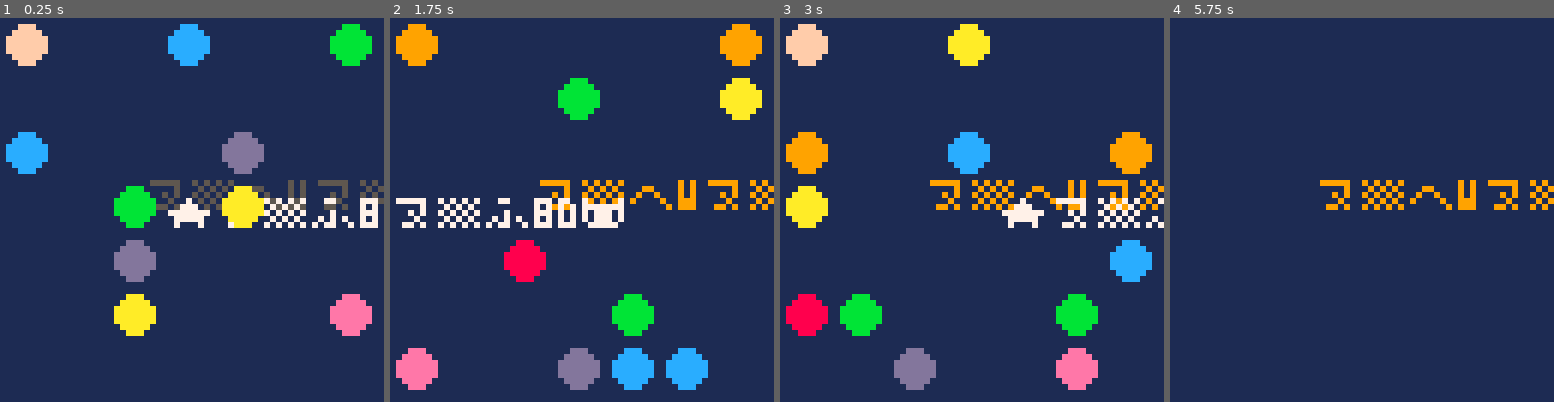
Above: before the commit, frames 1-4 (left to right).
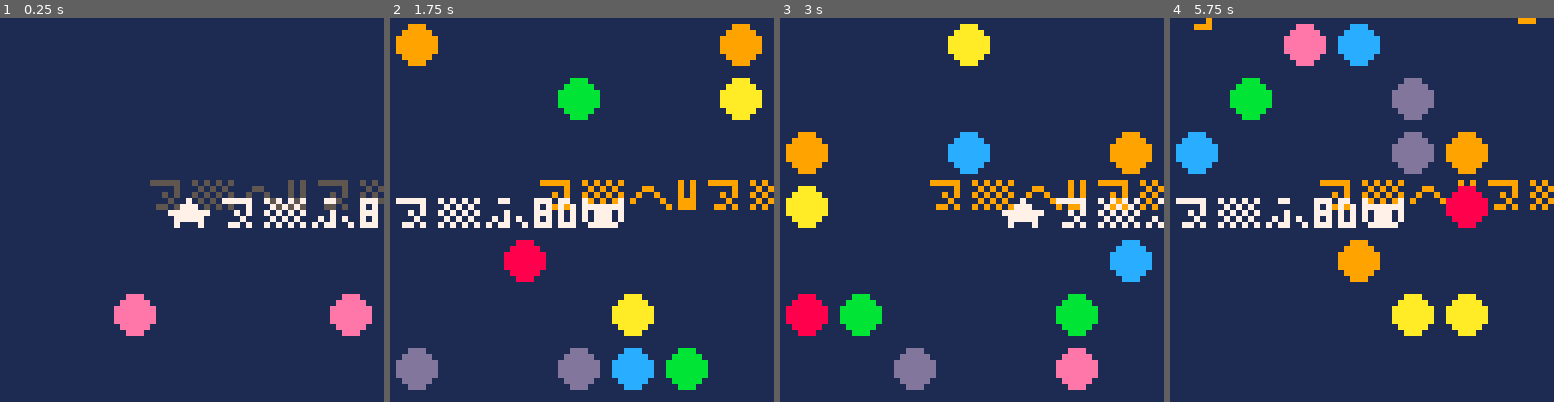
Above: after the commit, the same moments.

Repository: pancelor/bubble-cat
Game: PICO-8 cartridge min.p8
Same seed, same stepped clock (60 frames per second), same inputs: the game is played once before the commit and once after it.
Inputs:
- Up to frame 1 (0.25 s): no input
- Up to frame 2 (1.75 s): tap X (X key) at 0.33, 1.07 s; tap O (Z key) at 0.7, 1.7 s; hold Right from 1.6 s (still down)
- Up to frame 3 (3 s): tap X (X key) at 1.85, 2.97 s; release Right at 2.1 s; tap O (Z key) at 2.1, 2.5, 2.9 s; hold Up 2.15-2.42 s; hold Right from 2.47 s (still down)
- Up to frame 4 (5.75 s): release Right at 3.03 s; hold Left 3.08-3.58 s; tap O (Z key) every 0.4 s from 3.3 to 5.7 s; hold Down 3.63-3.97 s; hold Right 4.02-4.68 s; tap X (X key) at 4.08, 5.2 s; hold Up 4.73-5.03 s; hold Left 5.08-5.68 s; hold Down from 5.73 s (still down)

The runs differ from the first frame. In frame 1, 8.1% of the frame differs, in the area x 1-97%, y 1-83%; in frame 2, 2.7%; in frame 3, 0.9%; in frame 4, 12%, in the area x 1-96%, y 0-83%.

Commit message:
597; tricky
duplicate balls get deleted in reverse order, which is kinda nuts but it
turns out its fine (because the one we tried to delete is the next one we
look at after failing to delete it)

Diff:
--- a/min.lua
+++ b/min.lua
@@ -1,5 +1,5 @@
-p=poke p(13-😐,3)fl={}sc=0sz=0rf=circfill::g::A,fc=1px=3py=3for j=0,12do
-p(A,rnd(49))A+=1end
+poke(13-😐,3)fl={}sc=0sz=0rf=circfill::g::A,fc={}px=3py=3for j=0,12do
+add(A,rnd(49)\1)end
 while t()<64do
 b=btnp()q=b>16and"⁷fb2"d=sgn(sz-sc)ox=px?"⁶1⁶c"
 if(sz~=sc)sc+=d d+=6
@@ -8,10 +8,10 @@
 if(not fc)fc,fn=fn
 if(fc)px+=cos(fc)py+=sin(fc)
 ty=abs(px-3)>3or abs(py-3)>3?"★⁵8d🐱",px*9+1,py*9+3,7
-for i=A,1,-1do
-d=q and"-5"v=@i\7*9u=@i%7*9rf(u+4,v+4,3,i/2|8)
-if(py==v\9and u\9==px)ty=1p(i,@A)A-=1d="+1"?"⁷d"
-if(A<1)d="+10"q="⁷cg"
+for i=#A,1,-1do
+w=A[i]d=q and"-5"v=w\7*9u=w%7*9rf(u+4,v+4,3,i/2|8)
+if(py==v\9and u\9==px)ty=del(A,w)d="+1"?"⁷d"
+if(#A<1)d="+10"q="⁷cg"
 if(d)add(fl,{d,u,v,d*11})sz+=d
 end
 if(ty)px,py,fc=ox,oy
